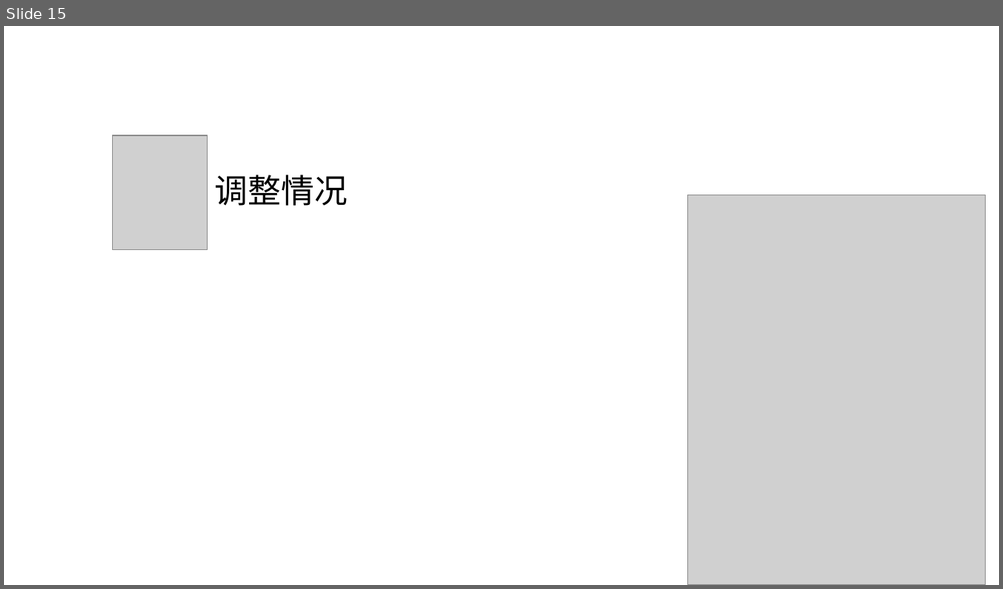
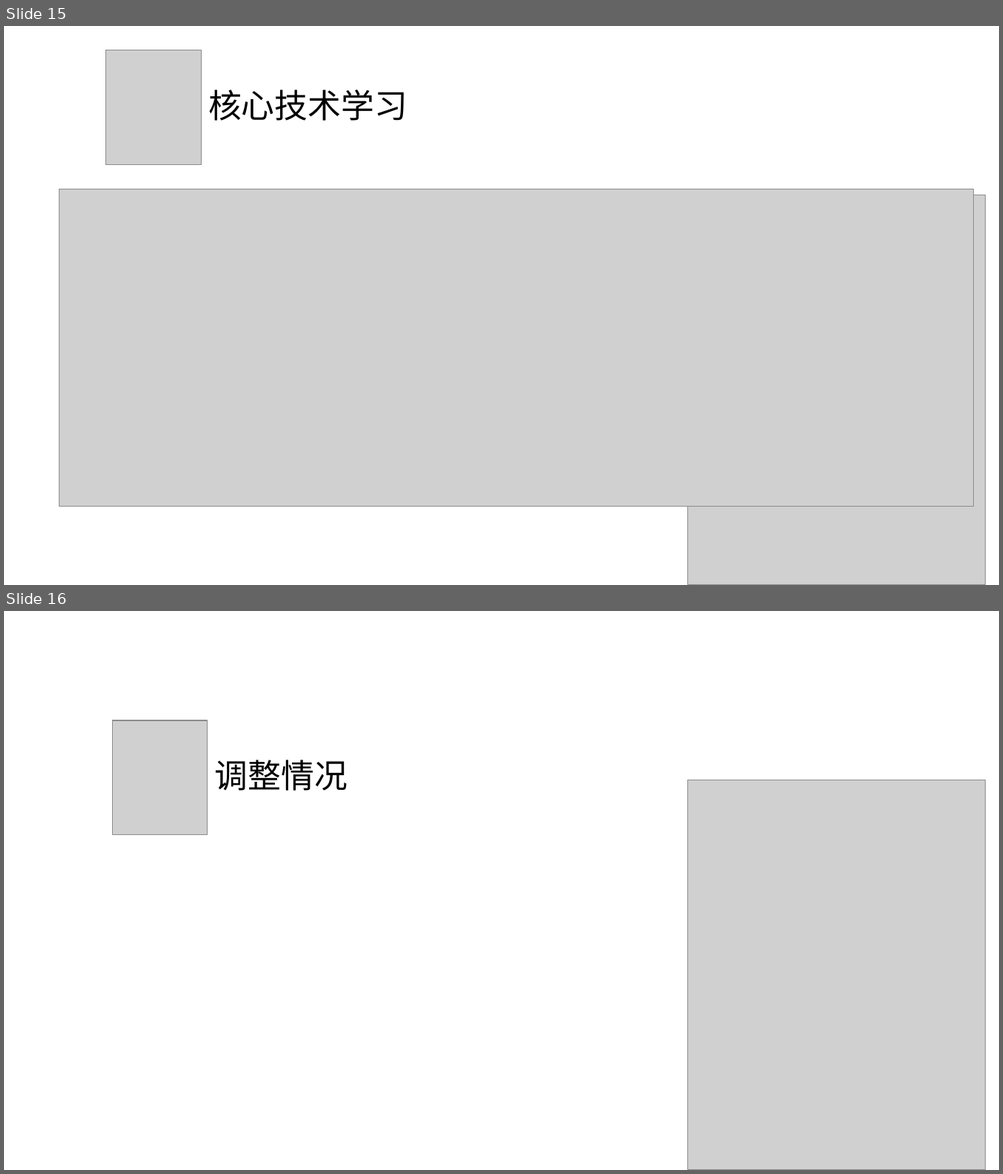
Before and after one commit to BloodmageThalnos/ShadowInk, a slide deck: 大创/定级/演讲.pptx. Shown one above the other, each under a label of ours: slide 15 before the commit, slides 15 and 16 after it. The pictures are 1003x589 and 1003x1174 pixels, drawn with LibreOffice and Linux fonts; fonts in the diff are those of the drawing; grey boxes stand for pictures. Boxes give left, top, right and bottom in pixels: in the first picture for what was removed or moved away, otherwise in the second. Text is boxed around its words. In the diff, an @@ line names an element or a change of style, - is before the commit and + after.

```diff
--- a/大创/定级/演讲.pptx
+++ b/大创/定级/演讲.pptx
@@ slide 15 added at [4, 26, 999, 585], background #FFFFFF @@
@@ picture added at [105, 50, 201, 165] @@
@@ title added at [208, 90, 407, 121], 32 pt, text #000000 @@
+核心技术学习
@@ picture added at [60, 190, 973, 507] @@
@@ picture added at [688, 195, 985, 585] @@
@@ what was slide 15 is now slide 16 @@
```
Also in this commit, not shown: 1 other file.
